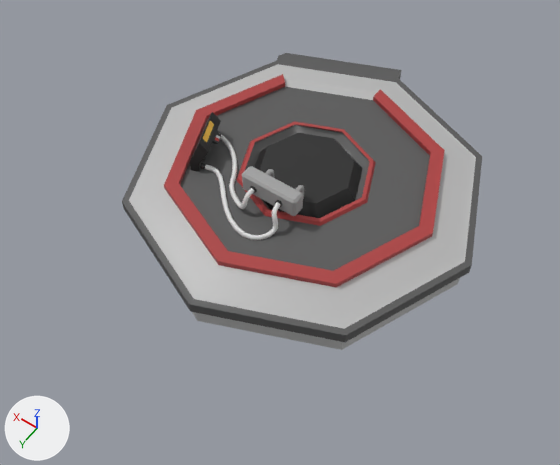
The FBX model Assets/Nuclear/Nuclear_LaunchPad.fbx, before and after one commit.
Rendered twice from a 50 mm lens placed at (-12.6, 19.7, 27.6), pointed at (-0.6, 2.9, 1.2). Every picture has the same lights, and +X, +Y and +Z are marked at lower left. Where no turn or scale is listed for an object, it has been applied to the vertices.

Before the edit, the objects in view are built like this:
```python
me_mesh = bpy.data.meshes.new('Mesh')
me_mesh.from_pydata(...)  # 1207 vertices, 1196 faces; spans x -8.2..8.2, y -9.2..9.2, z 0.0..3.7
# faces by material slot: [232, 4, 92, 157, 604, 66, 33, 8]
me_mesh.materials.append(mat_lambert10)  # black #262626
me_mesh.materials.append(mat_lambert4)  # yellow #ffcd4e
me_mesh.materials.append(mat_lambert14)  # red #ac3e3e
me_mesh.materials.append(mat_metalwheel)  # grey #a2a2a2
me_mesh.materials.append(mat_lambert13)  # light grey #e1e1e1
me_mesh.materials.append(mat_lambert19)  # dark grey #595959
me_mesh.materials.append(mat_lambert1)  # grey #bcbcbc
me_mesh.materials.append(mat_blinn4)  # dark grey #676767
ob_control_panel_combined = bpy.data.objects.new('control_panel_combined', me_mesh)
ob_control_panel_combined.location = (0.0, -1.02, 0.0)
```
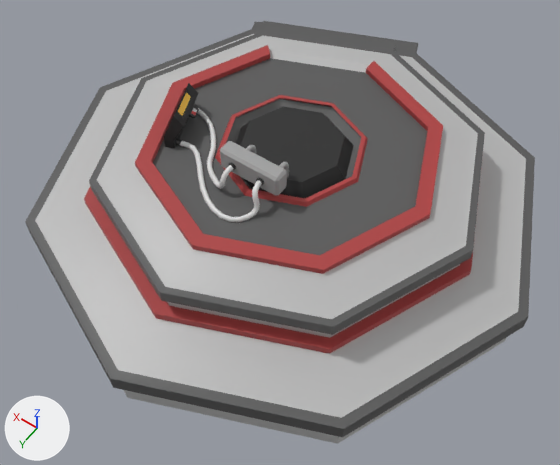
What differs and where, as boxes (x1, y1, x2, y2) in the pictures (560 x 465 px; the box of a moved part takes in the faces that stretch with it):
'control_panel_combined', reshaped, moved (42% wider, 42% taller)
    before: (122, 53, 482, 350)
    after: (25, 21, 535, 444)
part 1 of me_mesh, moved or reshaped
    before: (190, 112, 222, 172)
    after: (164, 83, 199, 148)
part 2 of me_mesh, moved or reshaped
    before: (200, 162, 282, 240)
    after: (176, 138, 264, 222)
part 3 of me_mesh, moved or reshaped
    before: (266, 169, 274, 178)
    after: (246, 145, 256, 154)
part 4 of me_mesh, moved or reshaped
    before: (242, 166, 303, 216)
    after: (220, 141, 287, 195)
part 5 of me_mesh, moved or reshaped
    before: (217, 131, 257, 209)
    after: (195, 105, 236, 189)
part 6 of me_mesh, moved or reshaped
    before: (296, 185, 304, 199)
    after: (279, 162, 289, 177)
part 7 of me_mesh, rebuilt (42% wider, 42% taller)
    before: (122, 53, 482, 350)
    after: (25, 21, 535, 444)
part 8 of me_mesh, added
    after: (89, 26, 485, 338)

What changed in the scene script:
```text
Change me_mesh:
    used by ob_control_panel_combined; location = (0.0, -1.02, 0.0)
    remove me_mesh.from_pydata(...)  # 1207 vertices, 1196 faces; spans x -8.2..8.2, y -9.2..9.2, z 0.0..3.7
    add me_mesh.from_pydata(...)  # 1333 vertices, 1311 faces; spans x -11.2..11.2, y -12.6..12.6, z 0.0..6.5
    me_mesh part 1: the loose piece of 174 vertices spanning x 3.6..5.2, y 1.3..4.0, z 2.1..3.6 is moved by (-0.2, 0.5, 2.8)
    me_mesh part 2: the loose piece of 360 vertices spanning x -1.0..4.1, y 3.3..5.6, z 2.1..3.4 is moved by (-0.2, 0.5, 2.8)
    me_mesh part 3: the loose piece of 58 vertices spanning x 0.6..0.9, y 2.5..3.3, z 2.3..3.3 is moved by (-0.2, 0.5, 2.8)
    me_mesh part 4: the loose piece of 24 vertices spanning x -1.4..1.4, y 3.3..4.0, z 2.7..3.7 is moved by (-0.2, 0.5, 2.8)
    me_mesh part 5: the loose piece of 360 vertices spanning x 0.5..4.9, y 1.4..4.6, z 2.1..3.4 is moved by (-0.2, 0.5, 2.8)
    me_mesh part 6: the loose piece of 58 vertices spanning x -0.9..-0.7, y 2.5..3.3, z 2.3..3.3 is moved by (-0.2, 0.5, 2.8)
    me_mesh part 7: the loose piece of 173 vertices spanning x -8.2..8.2, y -9.2..9.2, z 0.0..2.4 is rebuilt with 126 vertices and now spans x -11.2..11.2, y -12.6..12.6, z 0.0..3.2
    me_mesh part 8: a new loose piece of 173 vertices spanning x -8.4..8.0, y -8.8..9.7, z 2.3..5.2
Change ob_control_panel_combined:
    ob_control_panel_combined.location: (0.0, -1.02, 0.0) -> (0.0, 0.0, 0.0)
```
